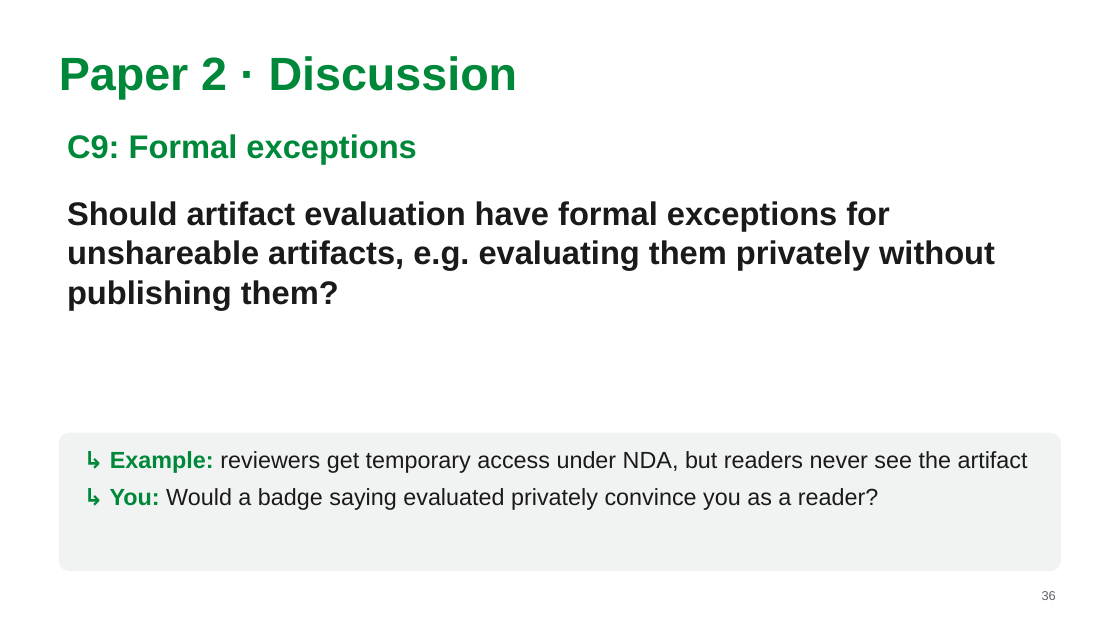
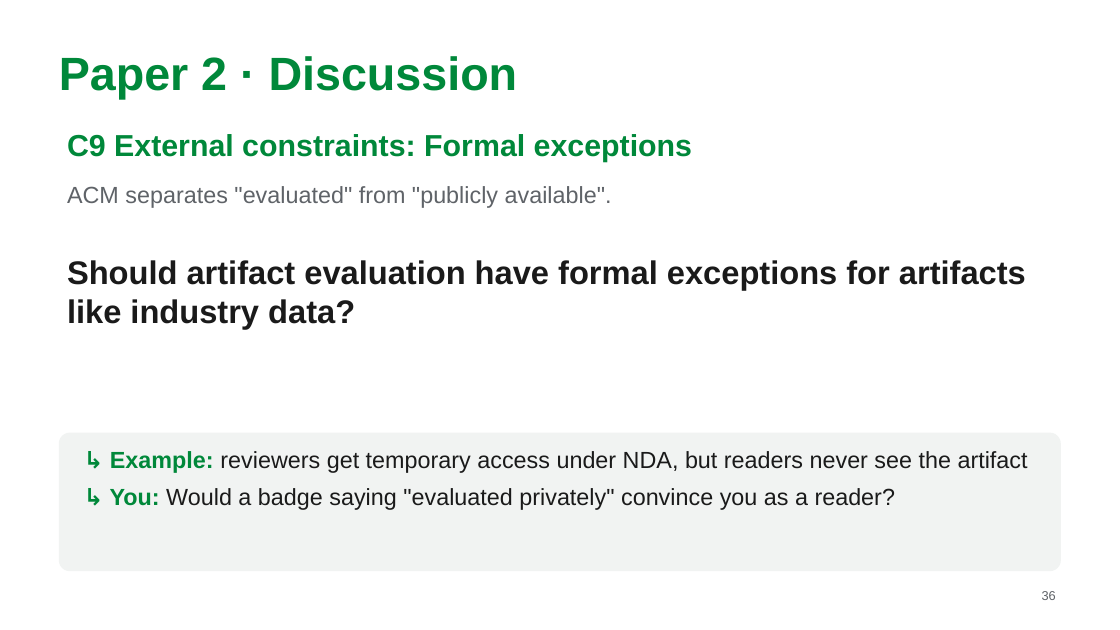
Before and after one commit to MarkAndreDuesing/Reprod_Docs_And_Notes, a slide deck: slide 36 of Vorl_2/slides/lecture2-team-paper2.pptx. Drawn at 1120x630 pixels with LibreOffice and Linux fonts; fonts in the diff are those of the drawing. Boxes give left, top, right and bottom in pixels: in the first picture for what was removed or moved away, otherwise in the second. Text is boxed around its words. In the diff, an @@ line names an element or a change of style, - is before the commit and + after.

```diff
--- a/Vorl_2/slides/lecture2-team-paper2.pptx
+++ b/Vorl_2/slides/lecture2-team-paper2.pptx
@@ text at <box>67,134,692,162</box>: text changed; size 28 to 26 pt @@
-C9: Formal exceptions
+C9 External constraints: Formal exceptions
@@ text added at <box>67,186,612,208</box>, 20 pt, text #5F6368 @@
+ACM separates "evaluated" from "publicly available".
@@ text at <box>67,260,1026,329</box>: text changed @@
-Should artifact evaluation have formal exceptions for unshareable artifacts, e.g. evaluating them privately without publishing them?
+Should artifact evaluation have formal exceptions for artifacts like industry data?
@@ text at <box>110,488,895,510</box>: text changed @@
-↳ You: Would a badge saying evaluated privately convince you as a reader?
+↳ You: Would a badge saying "evaluated privately" convince you as a reader?
```
Also in this commit, not shown: 18 other slides changed, 2 other files.
